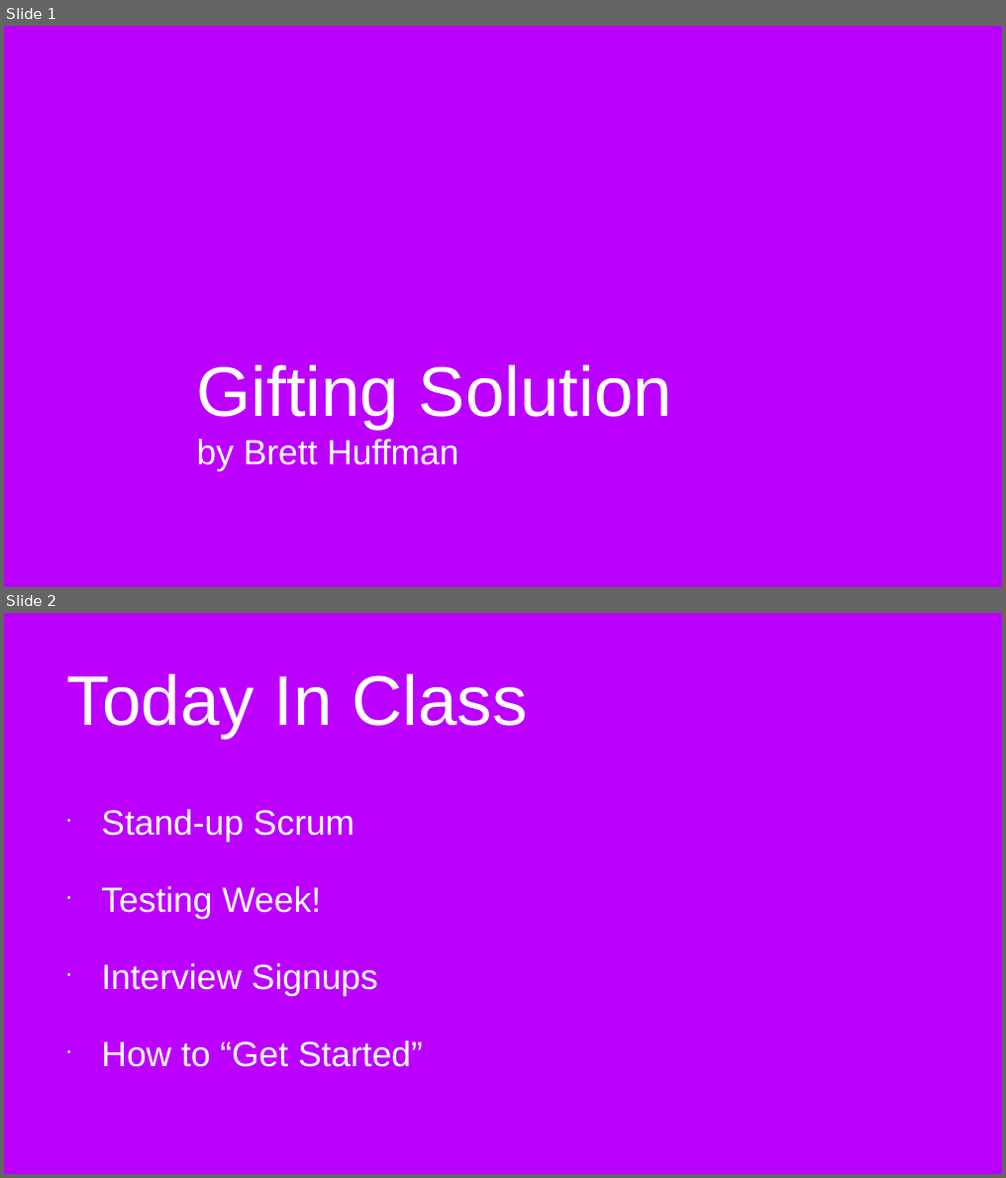
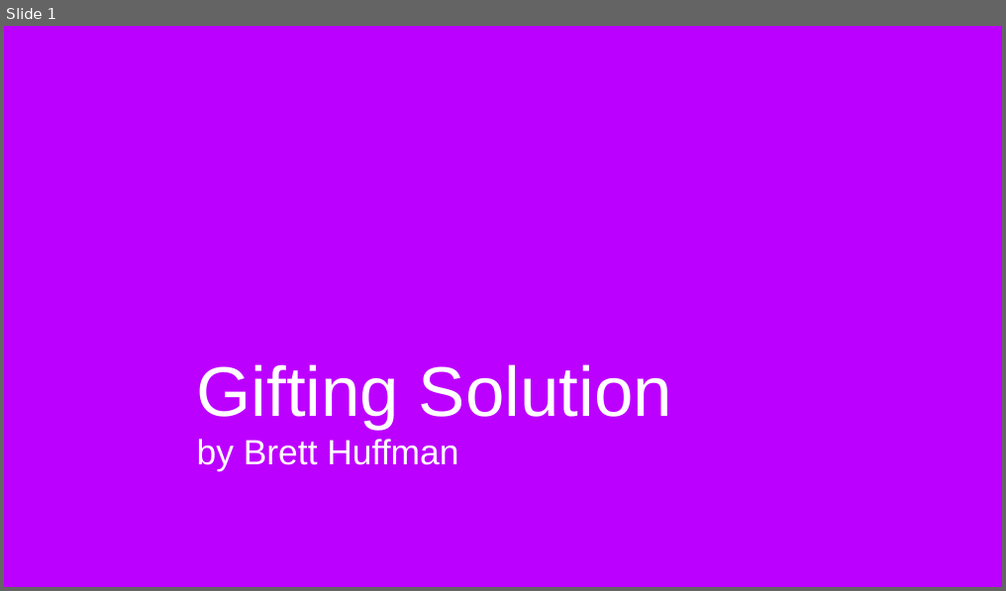
Before and after one commit to dicer2000/CSCI5130_Gifting, a slide deck: GiftingFinalPresentation.potx. Shown one above the other, each under a label of ours: slides 1 and 2 before the commit, slide 1 after it. The pictures are 1006x1178 and 1006x591 pixels, drawn with LibreOffice and Linux fonts; fonts in the diff are those of the drawing; background and template pictures are left out. Boxes give left, top, right and bottom in pixels: in the first picture for what was removed or moved away, otherwise in the second. Text is boxed around its words. In the diff, an @@ line names an element or a change of style, - is before the commit and + after.

```diff
--- a/GiftingFinalPresentation.potx
+++ b/GiftingFinalPresentation.potx
@@ slide 2 removed at bbox=[4, 613, 1002, 1174], background picture (left out) @@
@@ title removed at bbox=[67, 673, 527, 739] @@
-Today In Class
@@ text removed at bbox=[101, 809, 423, 1067] @@
-• Stand-up Scrum
-• Testing Week!
-• Interview Signups
-• How to “Get Started”
```
Also in this commit, not shown: 6 slides added.
